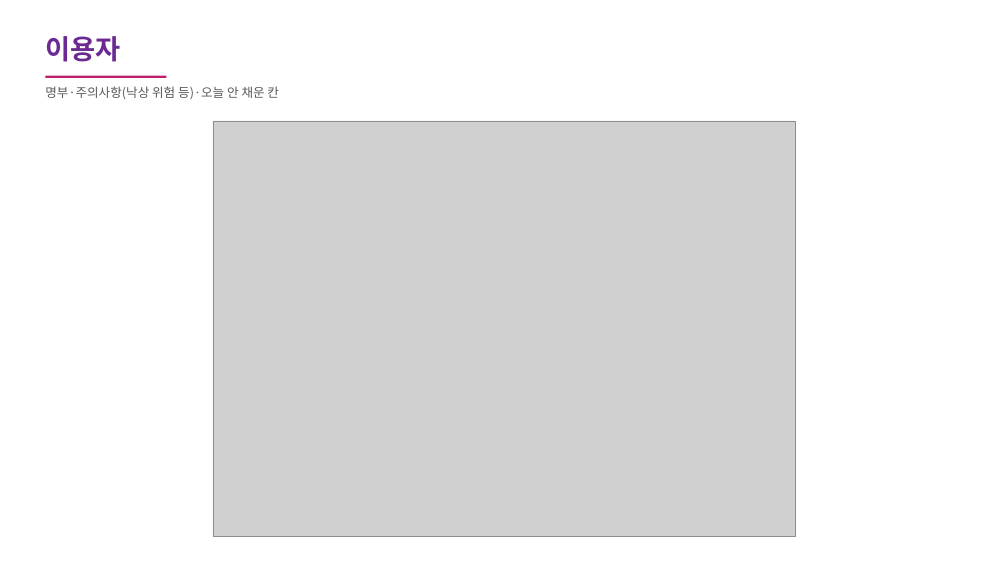
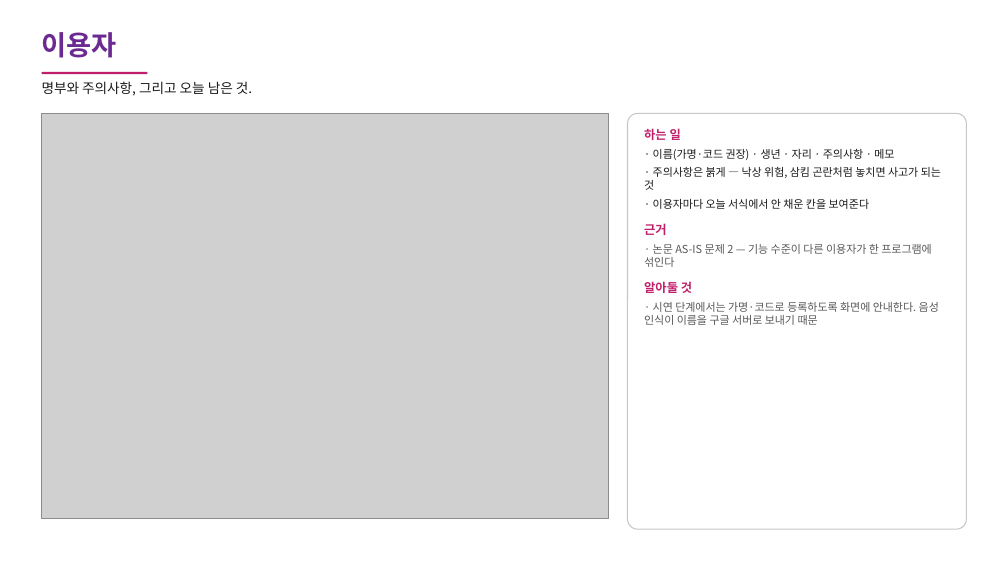
Before and after one commit to carerobot0001-pixel/carerobot-weekly-report, a slide deck: slide 9 of 요양시설스튜디오_화면기록.pptx. Drawn at 1008x567 pixels with LibreOffice and Linux fonts; fonts in the diff are those of the drawing; grey boxes stand for pictures. Boxes give left, top, right and bottom in pixels: in the first picture for what was removed or moved away, otherwise in the second. Text is boxed around its words. In the diff, an @@ line names an element or a change of style, - is before the commit and + after.

```diff
--- a/요양시설스튜디오_화면기록.pptx
+++ b/요양시설스튜디오_화면기록.pptx
@@ text "이용자" at bbox=[42, 32, 117, 58]: more space between paragraphs @@
@@ rectangle: place and size @@
-rectangle at bbox=[45, 76, 166, 78]
+rectangle at bbox=[42, 72, 147, 74]
@@ text at bbox=[42, 81, 252, 96]: text changed; size 12 to 13 pt; text colour #595959 to #1A1A1A @@
-명부·주의사항(낙상 위험 등)·오늘 안 채운 칸
+명부와 주의사항, 그리고 오늘 남은 것.
@@ picture: place and size @@
-picture at bbox=[213, 121, 796, 537]
+picture at bbox=[42, 113, 609, 519]
@@ rounded rectangle added at bbox=[628, 113, 966, 529], fill #FFFFFF, outline #C7C7C7 1 pt @@
@@ text added at bbox=[644, 128, 941, 325], 10.5 pt, text #595959 @@
+하는 일
+· 이름(가명·코드 권장) · 생년 · 자리 · 주의사항 · 메모
+· 주의사항은 붉게 — 낙상 위험, 삼킴 곤란처럼 놓치면 사고가 되는 것
+· 이용자마다 오늘 서식에서 안 채운 칸을 보여준다
+근거
+· 논문 AS-IS 문제 2 — 기능 수준이 다른 이용자가 한 프로그램에 섞인다
+알아둘 것
+· 시연 단계에서는 가명·코드로 등록하도록 화면에 안내한다. 음성 인식이 이름을 구글 서버로 보내기 때문
```
Also in this commit, not shown: 15 other slides changed, 15 other files.
